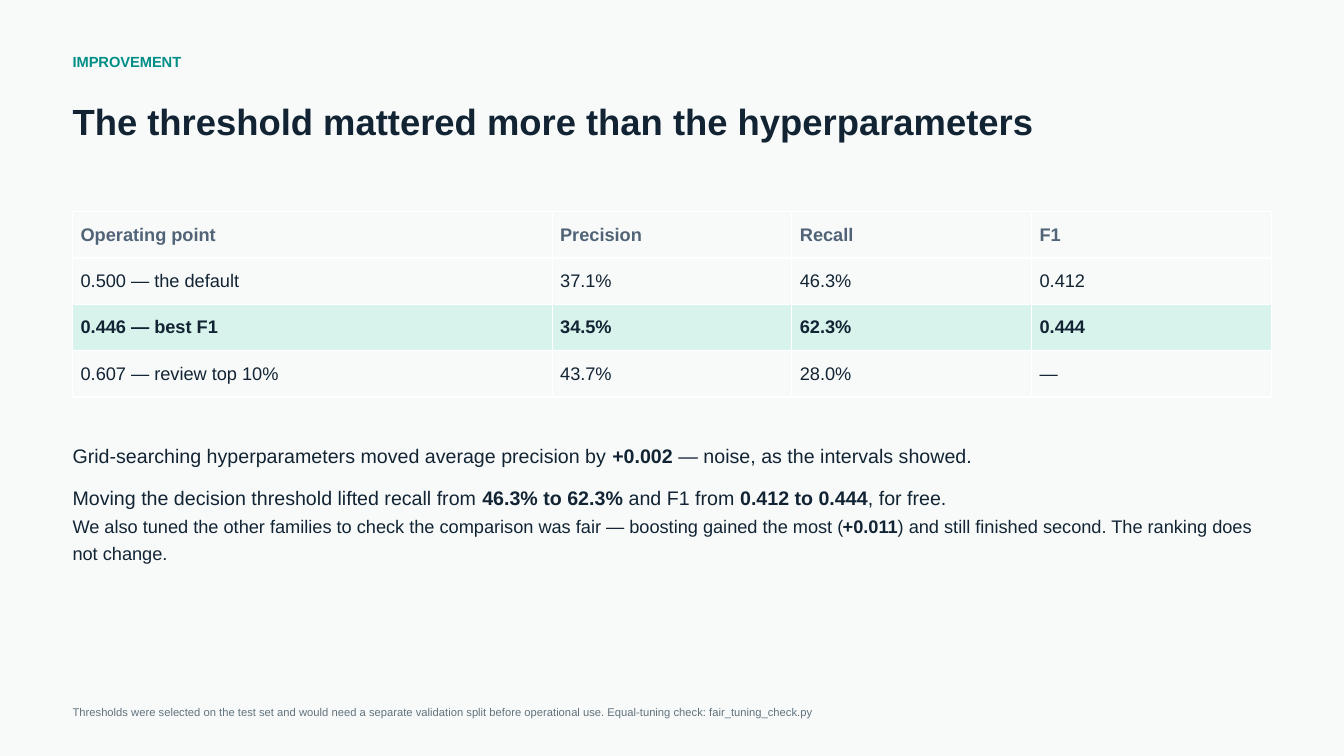
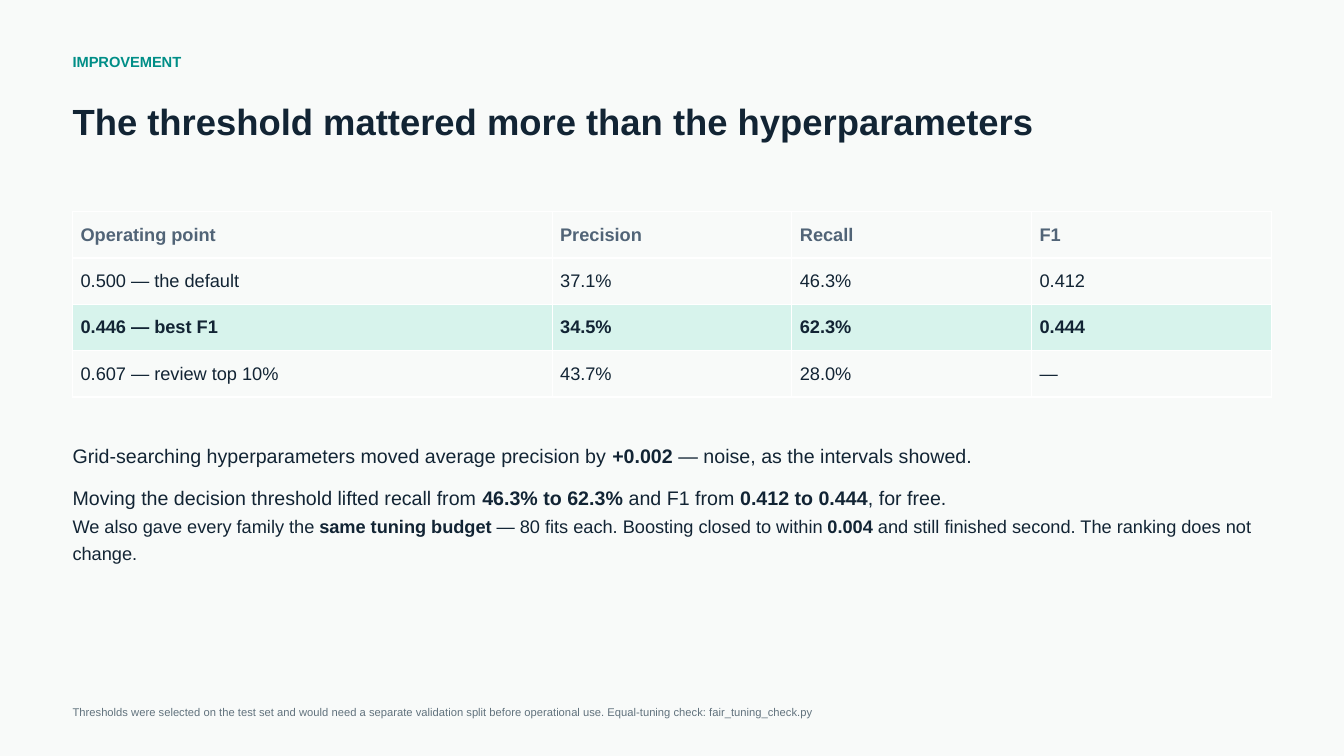
Before and after one commit to Kantheedeth/SessionSignal, a slide deck: slide 12 of SessionSignal.pptx. Drawn at 1344x756 pixels with LibreOffice and Linux fonts; fonts in the diff are those of the drawing. Boxes give left, top, right and bottom in pixels: in the first picture for what was removed or moved away, otherwise in the second. Text is boxed around its words. In the diff, an @@ line names an element or a change of style, - is before the commit and + after.

```diff
--- a/SessionSignal.pptx
+++ b/SessionSignal.pptx
@@ text at (x1=73, y1=519, x2=1251, y2=564): text changed @@
-We also tuned the other families to check the comparison was fair — boosting gained the most (+0.011) and still finished second. The ranking does not change.
+We also gave every family the same tuning budget — 80 fits each. Boosting closed to within 0.004 and still finished second. The ranking does not change.
```
Also in this commit, not shown: 5 other files.
